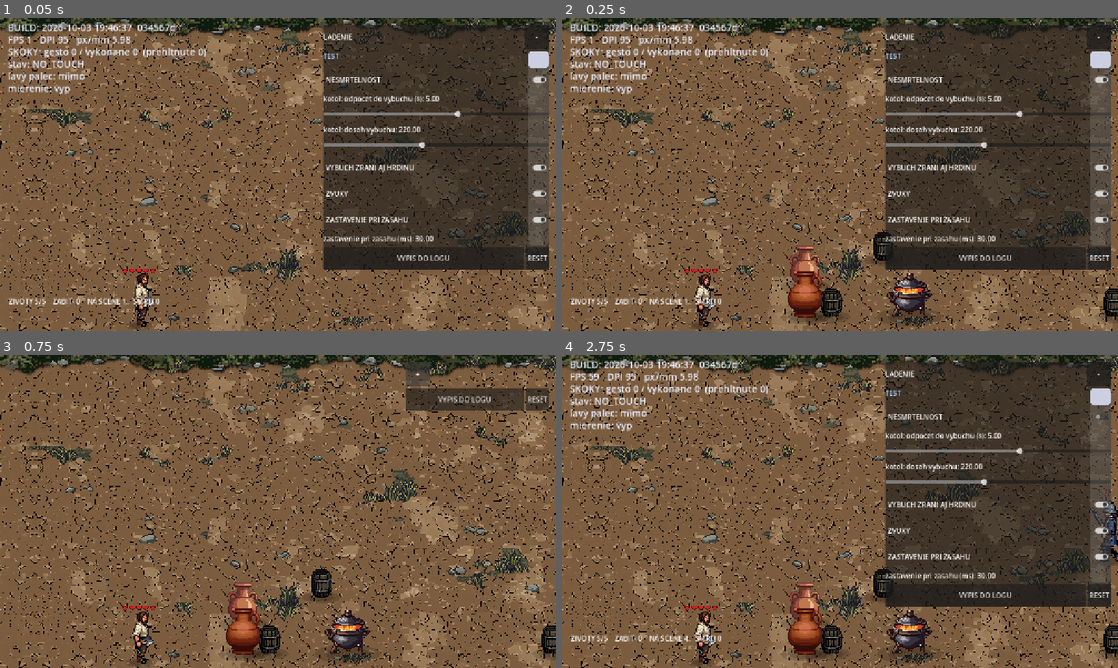
Above: before the commit, frames 1-4 (two rows, left to right).
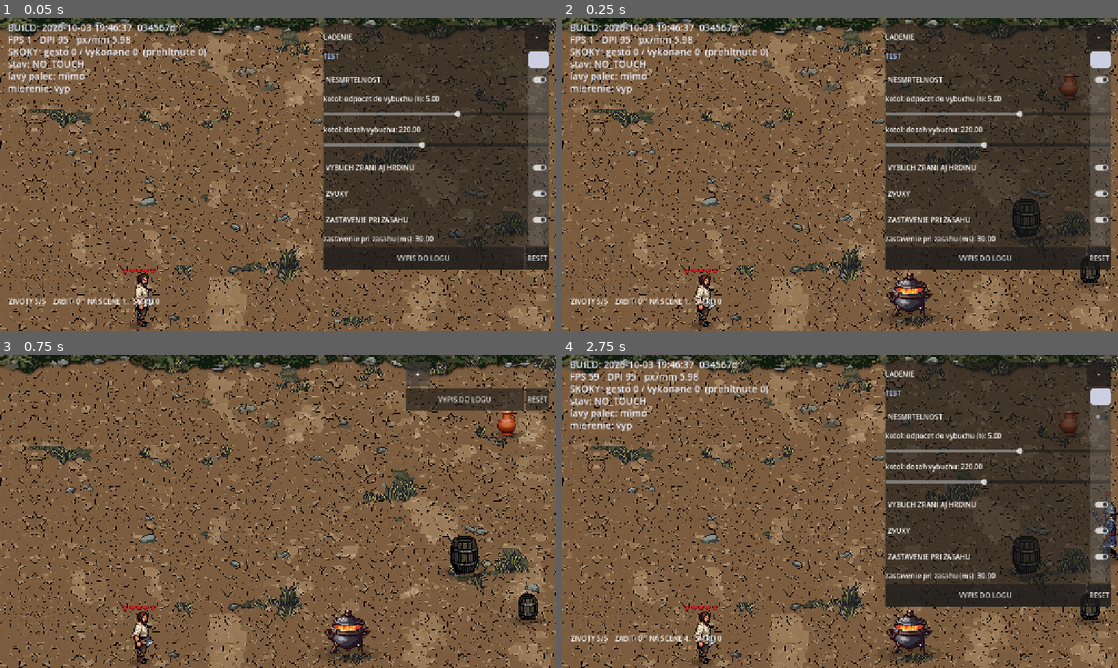
Above: after the commit, the same moments.

Repository: belispav/slavs
Game: Godot game, scene res://scenes/main.tscn
The game is run twice, just before and just after one commit, with the same random seed, the same clock (stepped at 60 frames per second) and the same inputs.
Inputs:
- Up to frame 1 (0.05 s): no input
- Up to frame 2 (0.25 s): no input
- Up to frame 3 (0.75 s): click "-" at 0.5 s
- Up to frame 4 (2.75 s): click "+" at 1.25 s; click "NESMRTELNOST" at 2 s

Frame 1 is identical in both runs. In frame 2, 2.8% of the frame differs, in the area x 40-100%, y 8-98%; in frame 3, 3.3%; in frame 4, 3.1%.

Commit message:
Package 2 closed: ceramic pots (art, break clip, placeholder sounds), random scatter of 3 barrels + 3 pots, size classes and +-5 % size randomness for props and enemies; docs
Co-Authored-By: Claude Sonnet 5.5 <noreply@anthropic.com>
Claude-Session: https://claude.ai/code/session_01Dqj7pdokCrmF7FGfvTx8xu

Diff:
--- a/slavs/art/pot_a_pl/frames.gd
+++ /dev/null
@@ -1,10 +0,0 @@
-# Generated by tools/pixellab_export.py - do not edit by hand.
-# Ceramic pot variant a (PixelLab pixflux 2026-10-09), whole frame only, preview
-#
-# Godot does not ship the original .png files in an exported game, so
-# the folder cannot be listed at runtime. This list can.
-extends RefCounted
-
-const FRAMES: Array[String] = [
-	"res://art/pot_a_pl/pot_0000.png",
-]
--- a/slavs/art/pot_b_pl/frames.gd
+++ /dev/null
@@ -1,10 +0,0 @@
-# Generated by tools/pixellab_export.py - do not edit by hand.
-# Ceramic pot variant b (PixelLab pixflux 2026-10-09), whole frame only, preview
-#
-# Godot does not ship the original .png files in an exported game, so
-# the folder cannot be listed at runtime. This list can.
-extends RefCounted
-
-const FRAMES: Array[String] = [
-	"res://art/pot_b_pl/pot_0000.png",
-]
--- /dev/null
+++ b/slavs/art/pot_pl/frames.gd
@@ -0,0 +1,18 @@
+# Generated by tools/pixellab_export.py - do not edit by hand.
+# Ceramic pot (PixelLab pixflux base 2026-10-09, lightened; animate_image 8 frames): frame 0 whole, 1-8 shatters into a pile, 8 = wreck. Stray white sparks removed.
+#
+# Godot does not ship the original .png files in an exported game, so
+# the folder cannot be listed at runtime. This list can.
+extends RefCounted
+
+const FRAMES: Array[String] = [
+	"res://art/pot_pl/pot_0000.png",
+	"res://art/pot_pl/pot_0001.png",
+	"res://art/pot_pl/pot_0002.png",
+	"res://art/pot_pl/pot_0003.png",
+	"res://art/pot_pl/pot_0004.png",
+	"res://art/pot_pl/pot_0005.png",
+	"res://art/pot_pl/pot_0006.png",
+	"res://art/pot_pl/pot_0007.png",
+	"res://art/pot_pl/pot_0008.png",
+]
--- a/slavs/scripts/barrel.gd
+++ b/slavs/scripts/barrel.gd
@@ -17,7 +17,11 @@
 ## so breaking just hides the picture (preview of the pot art).
 var art_dir: String = Tuning.BARREL_ART_DIR
 var hit_size: Vector2 = Tuning.BARREL_HIT_SIZE
+var sfx_hit: StringName = &"barrel_hit"
+var sfx_break: StringName = &"barrel_break"
 var _single_frame: bool = false
+## Per-prop size factor (place() sets it): class size x a small random variation.
+var _size: float = 1.0
 
 var hp: int = Tuning.BARREL_HP
 var is_broken: bool = false
@@ -88,13 +92,13 @@
 ## The node's origin is the barrel's FEET - where it stands on the field -
 ## so depth sorting and placement both read off one number.
 func _fit() -> void:
-	var s: float = Tuning.BARREL_SPRITE_SCALE
+	var s: float = Tuning.BARREL_SPRITE_SCALE * _size
 	_sprite.scale = Vector2.ONE * s
 	# Bottom of the drawing (not of the canvas) on the origin.
 	_sprite.position = Vector2(0.0, -(_art_height * 0.5 - _foot_margin) * s)
 	var rect := _shape.shape as RectangleShape2D
-	rect.size = hit_size
-	_shape.position = Vector2(0.0, -hit_size.y * 0.5)
+	rect.size = hit_size * _size
+	_shape.position = Vector2(0.0, -hit_size.y * _size * 0.5)
 
 
 ## Blocks the hero's FEET within `depth` above or below the barrel's own feet.
@@ -118,7 +122,7 @@
 	# The strip was measured against a 30 px wide body: a wider body stops
 	# earlier, so the strip is narrower by the difference (same stopping gap).
 	var w_fit: float = maxf(_block_width - (Tuning.body_feet_width - Tuning.BODY_FEET_REF_WIDTH), 20.0)
-	r.size = Vector2(w_fit, bottom - top)
+	r.size = Vector2(w_fit * _size, bottom - top)
 	_block_shape.position = Vector2(0.0, (top + bottom) * 0.5)
 
 
@@ -131,7 +135,10 @@
 ## Whole again and stood at `feet`. Barrels are reused, never freed.
 ## `block_depth` > 0 overrides how far in depth it blocks (the wall uses it
 ## so neighbouring barrels close every gap).
-func place(feet: Vector2, block_depth: float = 0.0) -> void:
+func place(feet: Vector2, block_depth: float = 0.0, size_factor: float = 1.0) -> void:
+	_size = size_factor
+	_fit()
+	_shadow.set_width(hit_size.x * 1.5 * _size)
 	_set_blocking(block_depth if block_depth > 0.0 else Tuning.BARREL_BLOCK_DEPTH)
 	_block_shape.set_deferred("disabled", false)
 	hp = Tuning.BARREL_HP
@@ -166,7 +173,7 @@
 	_shake = 0.18
 	_flash = 1.0
 	damaged.emit(global_position, hp <= 0)
-	Sfx.play(&"barrel_break" if hp <= 0 else &"barrel_hit", global_position)
+	Sfx.play(sfx_break if hp <= 0 else sfx_hit, global_position)
 	if hp <= 0:
 		is_broken = true
 		set_deferred("collision_layer", 0)
--- a/slavs/scripts/enemy.gd
+++ b/slavs/scripts/enemy.gd
@@ -394,6 +394,9 @@
 			_sprite = _rusher_sprite
 			_clip_shift = _rusher_shift
 			_drawn_height = _rusher_drawn_height
+	# Every person is a different height (Pavel 2026-10-09): the whole body, hurtbox and
+	# shadow follow one factor, +-RAND_SIZE per enemy. Reach and strike zones stay in px.
+	scale = Vector2.ONE * Tuning.jitter(1.0, Tuning.RAND_SIZE)
 	_fit_hurtbox(_drawn_height)
 	_shadow.set_width((_drawn_height if _drawn_height > 0.0 else SIZE.y * 2.0)
 		* Tuning.SHADOW_WIDTH_PER_HEIGHT)
@@ -589,15 +592,17 @@
 	if _sprite == null or _sprite.sprite_frames == null:
 		return
 	var tex: Texture2D = _sprite.sprite_frames.get_frame_texture(_sprite.animation, _sprite.frame)
+	# The node is scaled per enemy, the corpse is not a child of it: carry the factor over.
+	var k: float = scale.x
 	var feet_off := Vector2(0.0, SIZE.y * 0.5)
-	var body_h: float = _drawn_height if _drawn_height > 0.0 else SIZE.y * 2.0
+	var body_h: float = (_drawn_height if _drawn_height > 0.0 else SIZE.y * 2.0) * k
 	if kind == Kind.BRUTE:
-		burst_requested.emit(tex, _sprite.flip_h, _sprite.scale, _sprite.position - feet_off,
-			global_position + feet_off, body_h)
+		burst_requested.emit(tex, _sprite.flip_h, _sprite.scale * k, (_sprite.position - feet_off) * k,
+			global_position + feet_off * k, body_h)
 		return
 	var clip: Array = _rusher_death_frames if kind == Kind.RUSHER else _thrower_death_frames
-	corpse_requested.emit(tex, _sprite.flip_h, _sprite.scale, _sprite.position - feet_off,
-		global_position + feet_off, body_h,
+	corpse_requested.emit(tex, _sprite.flip_h, _sprite.scale * k, (_sprite.position - feet_off) * k,
+		global_position + feet_off * k, body_h,
 		_weapon_dir if _by_weapon else Vector2.ZERO, clip, kind == Kind.THROWER)
 
 
--- a/slavs/scripts/main.gd
+++ b/slavs/scripts/main.gd
@@ -1540,22 +1540,19 @@
 	player.throw_requested.connect(_on_throw_requested)
 
 	var barrel_script: GDScript = load("res://scripts/barrel.gd")
-	for i in Tuning.BARREL_OFFSETS.size() + Tuning.BARREL_WALL_COUNT:
+	# Breakable props, a mix of wooden barrels and ceramic pots (2026-10-09). The
+	# same script serves both; art and hit box come from the kind.
+	for i in Tuning.BARREL_COUNT + Tuning.POT_COUNT:
 		var b := Area2D.new()
 		b.set_script(barrel_script)
+		if i >= Tuning.BARREL_COUNT:
+			b.art_dir = Tuning.POT_ART_DIR
+			b.hit_size = Tuning.POT_HIT_SIZE
+			b.sfx_hit = &"pot_hit"
+			b.sfx_break = &"pot_break"
 		add_child(b)
 		b.hide()
 		barrels.append(b)
-
-	# Ceramic pot previews (2026-10-09): two variants next to the hero, to pick one.
-	for pot_dir in Tuning.POT_PREVIEW_DIRS:
-		var pb := Area2D.new()
-		pb.set_script(barrel_script)
-		pb.art_dir = pot_dir
-		pb.hit_size = Tuning.POT_HIT_SIZE
-		add_child(pb)
-		pb.hide()
-		barrels.append(pb)
 
 	var cauldron_script: GDScript = load("res://scripts/cauldron.gd")
 	for i in Tuning.CAULDRON_OFFSETS.size():
@@ -1588,40 +1585,29 @@
 			cf.y = clampf(cf.y, ctop, cbottom)
 		cauldrons[i].place(cf)
 
-	var n_loose: int = Tuning.BARREL_OFFSETS.size()
-	for i in n_loose:
-		var feet: Vector2 = hero_feet + Tuning.BARREL_OFFSETS[i]
-		var top: float = walk_top_for_x(feet.x) + Tuning.BARREL_EDGE_INSET
-		var bottom: float = walk_bottom_for_x(feet.x) - Tuning.BARREL_EDGE_INSET
-		if bottom > top:
-			feet.y = clampf(feet.y, top, bottom)
-		barrels[i].place(feet)
-
-	# The wall: barrels side by side along the depth (Y), centred on the
-	# hero's row and kept inside the walkable band. Each blocks half the
-	# spacing either side plus a margin, so there is no gap between two
-	# neighbours until one of them is broken.
-	var wx: float = hero_feet.x + Tuning.BARREL_WALL_X
-	var n_wall: int = Tuning.BARREL_WALL_COUNT
-	var step: float = Tuning.BARREL_WALL_SPACING
-	var span: float = step * float(n_wall - 1)
-	var w_top: float = walk_top_for_x(wx) + Tuning.BARREL_EDGE_INSET
-	var w_bottom: float = walk_bottom_for_x(wx) - Tuning.BARREL_EDGE_INSET
-	var first: float = hero_feet.y - span * 0.5
-	if w_bottom - w_top > span:
-		first = clampf(first, w_top, w_bottom - span)
-	var depth: float = maxf(Tuning.BARREL_BLOCK_DEPTH, step * 0.5 + 8.0)
-	for j in n_wall:
-		barrels[n_loose + j].place(Vector2(wx, first + step * float(j)), depth)
-
-	# Pot previews: one above and one below the first loose barrel, close to the hero.
-	for k in Tuning.POT_PREVIEW_DIRS.size():
-		var pfeet: Vector2 = hero_feet + Vector2(240.0, -90.0 + 180.0 * float(k))
-		var ptop: float = walk_top_for_x(pfeet.x) + Tuning.BARREL_EDGE_INSET
-		var pbottom: float = walk_bottom_for_x(pfeet.x) - Tuning.BARREL_EDGE_INSET
-		if pbottom > ptop:
-			pfeet.y = clampf(pfeet.y, ptop, pbottom)
-		barrels[n_loose + n_wall + k].place(pfeet)
+	# Props are scattered at random ahead of the hero (not in a wall): random spot
+	# inside the walkable band, kept PROP_MIN_GAP away from every other prop and
+	# cauldron, size class and a small +-RAND_SIZE variation per prop.
+	var taken: Array[Vector2] = []
+	for c in cauldrons:
+		taken.append(c.global_position)
+	for bar in barrels:
+		var feet := Vector2.ZERO
+		for attempt in 40:
+			feet = Vector2(hero_feet.x + randf_range(Tuning.PROP_X_MIN, Tuning.PROP_X_MAX), hero_feet.y)
+			var top: float = walk_top_for_x(feet.x) + Tuning.BARREL_EDGE_INSET
+			var bottom: float = walk_bottom_for_x(feet.x) - Tuning.BARREL_EDGE_INSET
+			feet.y = randf_range(top, bottom) if bottom > top else (top + bottom) * 0.5
+			var clear := true
+			for o in taken:
+				if absf(o.x - feet.x) < Tuning.PROP_MIN_GAP and absf(o.y - feet.y) < Tuning.PROP_MIN_GAP * 0.5:
+					clear = false
+					break
+			if clear:
+				break
+		taken.append(feet)
+		var size_class: float = Tuning.PROP_SIZE_CLASSES[randi() % Tuning.PROP_SIZE_CLASSES.size()]
+		bar.place(feet, 0.0, Tuning.jitter(size_class, Tuning.RAND_SIZE))
 
 
 func _on_throw_requested(from: Vector2, dir: Vector2) -> void:
--- a/slavs/scripts/sfx.gd
+++ b/slavs/scripts/sfx.gd
@@ -35,6 +35,7 @@
 ## knocks chained into one rattle. Anything not listed uses DEFAULT_GAP.
 const EVENT_GAP: Dictionary = {
 	&"barrel_hit": 0.35,
+	&"pot_hit": 0.35,
 	&"enemy_hit": 0.08,
 }
 const DEFAULT_GAP: float = 0.04
--- a/slavs/scripts/tuning.gd
+++ b/slavs/scripts/tuning.gd
@@ -330,6 +330,8 @@
 const RAND_SLOWMO_MS: float = 1.0 / 6.0
 const RAND_SLOWMO_SCALE: float = 0.125
 const RAND_WHITE: float = 0.25
+## Body height of every enemy and size of every barrel/pot (Pavel 2026-10-09: +-5 %).
+const RAND_SIZE: float = 0.05
 var random_strength: float = 1.0
 
 
@@ -396,9 +398,10 @@
 
 # --- Breakable barrel (2026-10-03) ---
 const BARREL_ART_DIR: String = "res://art/barrel_pl"
-## Ceramic pot previews (2026-10-09): variant 1 (two handles) and 2 (one handle).
-const POT_PREVIEW_DIRS: Array[String] = ["res://art/pot_a_pl", "res://art/pot_b_pl"]
-const POT_HIT_SIZE: Vector2 = Vector2(76.0, 100.0)
+## Ceramic pot (2026-10-09, Pavel picked variant 2, lightened, 21 x 28 art px, 9 frames).
+const POT_ART_DIR: String = "res://art/pot_pl"
+## Hit area of a ceramic pot (art 21 x 28 at 2x = 42 x 56, a bit smaller than the barrel).
+const POT_HIT_SIZE: Vector2 = Vector2(52.0, 68.0)
 ## 6 since 2026-10-03 (was 3): the returning axe hits twice per throw.
 const BARREL_HP: int = 6
 ## Integer like every PixelLab sprite - 2x matches the hero.
@@ -408,26 +411,18 @@
 ## Hit area in world units, standing on the barrel's feet. The drawn barrel
 ## is about 48 x 64 at 2x; the box is a little bigger, in the player's favour.
 const BARREL_HIT_SIZE: Vector2 = Vector2(60.0, 76.0)
-## Where the barrels stand, relative to the hero's feet at the moment they
-## are (re)placed: at the start, after every death, and on the panel button.
-## Ahead of him on the right (where the thumb does not cover them), spread
-## over the field's depth. Clamped to the walkable band.
-const BARREL_OFFSETS: Array[Vector2] = [
-	Vector2(300.0, 0.0), Vector2(420.0, -150.0),
-	Vector2(950.0, 90.0), Vector2(1150.0, -30.0),
-]
 ## Kept off the very edge of the walkable band so a barrel never stands on
 ## the palisade line or in the river.
 const BARREL_EDGE_INSET: float = 30.0
-## The wall: BARREL_WALL_COUNT barrels side by side along the depth (Y),
-## BARREL_WALL_SPACING apart, centred on the hero's row, BARREL_WALL_X ahead
-## of him - an obstacle to break through rather than step round (Pavel
-## 2026-10-03: one barrel is just stepped round). Rebuilt with the others
-## after every death. It does NOT span the whole field (that is ~970 deep);
-## six barrels edge to edge are ~240.
-const BARREL_WALL_COUNT: int = 0  # wall removed 2026-10-09 (Pavel: scatter at random instead)
-const BARREL_WALL_X: float = 600.0
-const BARREL_WALL_SPACING: float = 40.0
+## Breakable props are scattered at random (2026-10-09): this many barrels and this many
+## ceramic pots, anywhere between PROP_X_MIN and PROP_X_MAX ahead of the hero, at least
+## PROP_MIN_GAP apart. Two size classes, each varied by RAND_SIZE per prop.
+const BARREL_COUNT: int = 3
+const POT_COUNT: int = 3
+const PROP_X_MIN: float = 260.0
+const PROP_X_MAX: float = 1500.0
+const PROP_MIN_GAP: float = 140.0
+const PROP_SIZE_CLASSES: Array[float] = [1.0, 1.3]
 ## How far, in depth (Y), a barrel blocks the hero's FEET either side of its
 ## own feet. The field is 2.5D: blocking has to compare where the two stand,
 ## not whether the drawings overlap. Raised automatically inside the wall so
Not shown, added: slavs/art/gunman_pl_death/death_0000.png.import
Not shown, added: slavs/art/gunman_pl_death/death_0001.png.import
Not shown, added: slavs/art/gunman_pl_death/death_0002.png.import
Not shown, added: slavs/art/gunman_pl_death/death_0003.png.import
Not shown, added: slavs/art/gunman_pl_death/death_0004.png.import
Not shown, added: slavs/art/gunman_pl_death/death_0005.png.import
Not shown, added: slavs/art/gunman_pl_death/death_0006.png.import
Not shown, added: slavs/art/gunman_pl_death/death_0007.png.import
Not shown, added: slavs/art/gunman_pl_death/death_0008.png.import
Not shown, added: slavs/art/gunman_pl_death/death_0009.png.import
Not shown, added: slavs/art/gunman_pl_death/death_0010.png.import
Not shown, added: slavs/art/gunman_pl_death/death_0011.png.import
(and 26 more such lines)
